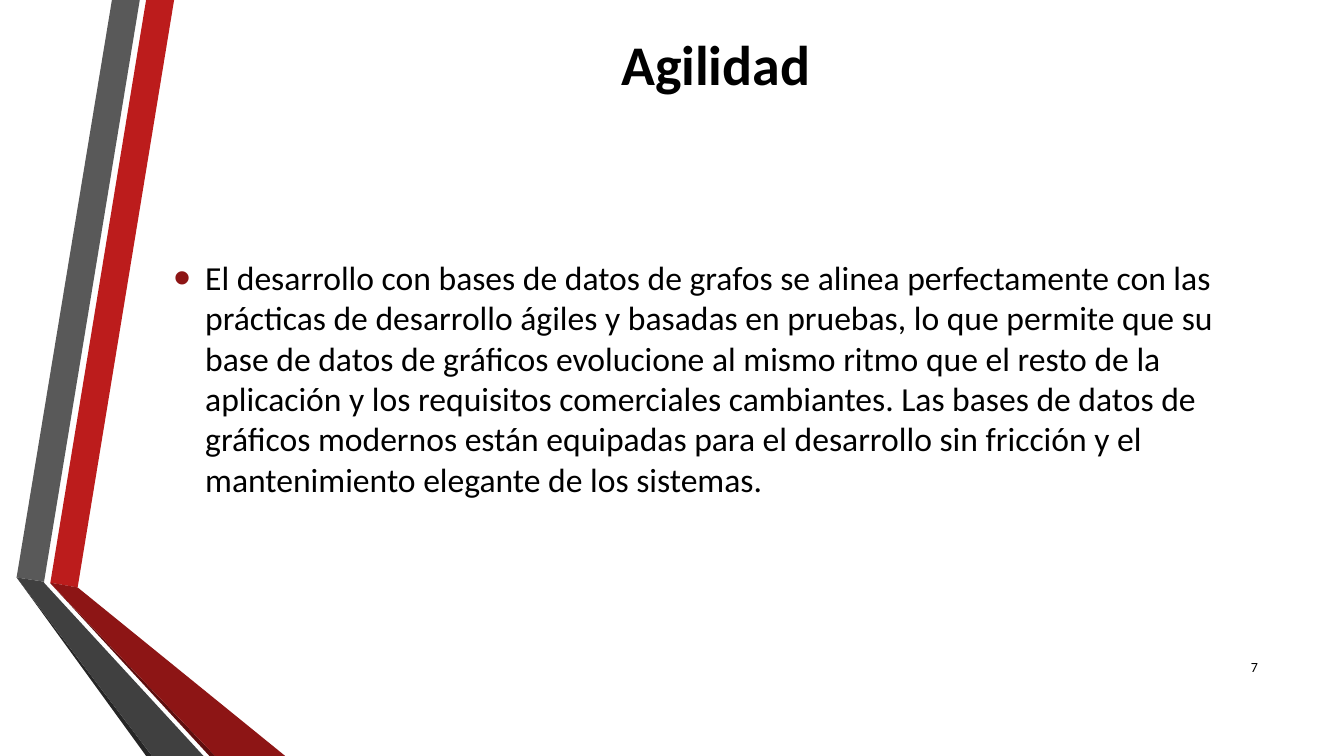
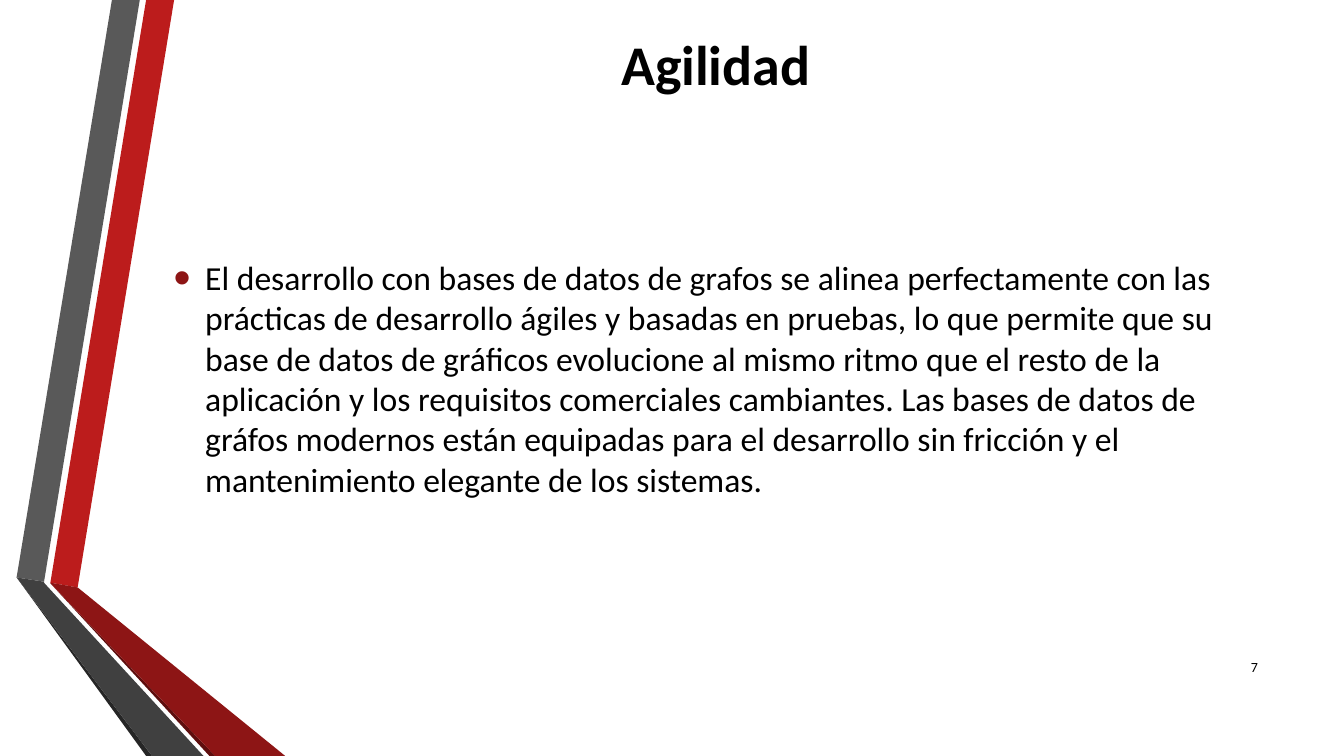
Before and after one commit to liobouchan/Neo4JToDoAWorkShop, a slide deck: slide 7 of Slides/1. Neo4j Intro.pptx. Drawn at 1344x756 pixels with LibreOffice and Linux fonts; fonts in the diff are those of the drawing; background and template pictures are left out. Boxes give left, top, right and bottom in pixels: in the first picture for what was removed or moved away, otherwise in the second. Text is boxed around its words. In the diff, an @@ line names an element or a change of style, - is before the commit and + after.

```diff
--- a/Slides/1. Neo4j Intro.pptx
+++ b/Slides/1. Neo4j Intro.pptx
@@ text at (205,266,1213,498): text changed @@
-• El desarrollo con bases de datos de grafos se alinea perfectamente con las prácticas de desarrollo ágiles y basadas en pruebas, lo que permite que su base de datos de gráficos evolucione al mismo ritmo que el resto de la aplicación y los requisitos comerciales cambiantes. Las bases de datos de gráficos modernos están equipadas para el desarrollo sin fricción y el mantenimiento elegante de los sistemas.
+• El desarrollo con bases de datos de grafos se alinea perfectamente con las prácticas de desarrollo ágiles y basadas en pruebas, lo que permite que su base de datos de gráficos evolucione al mismo ritmo que el resto de la aplicación y los requisitos comerciales cambiantes. Las bases de datos de gráfos modernos están equipadas para el desarrollo sin fricción y el mantenimiento elegante de los sistemas.
```
Also in this commit, not shown: 7 other slides changed.
